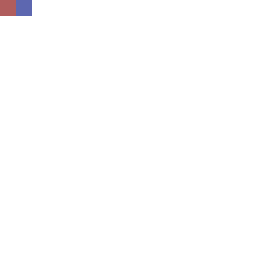
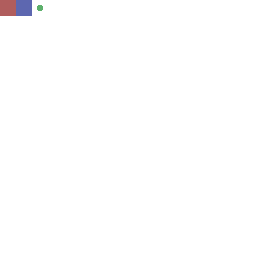
The second w=256, h=256 image is a revision of the first. Changes to its layers:
painted on "Layer 1" over (37, 5, 43, 11)
hid "Background" over (37, 5, 43, 11)
